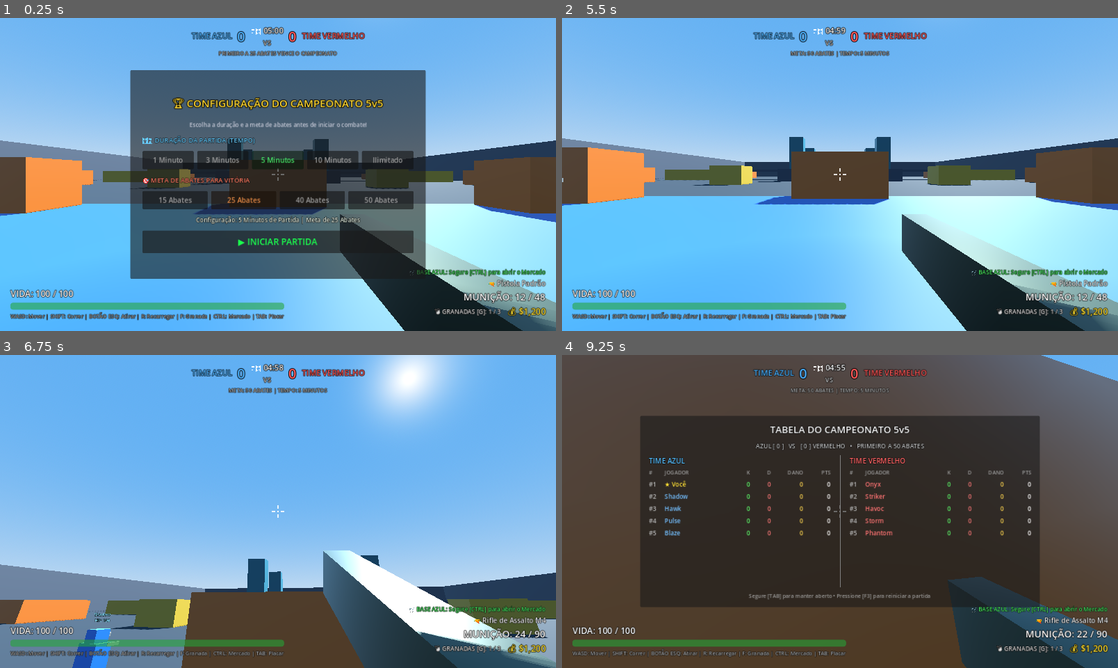
Above: before the commit, frames 1-4 (two rows, left to right).
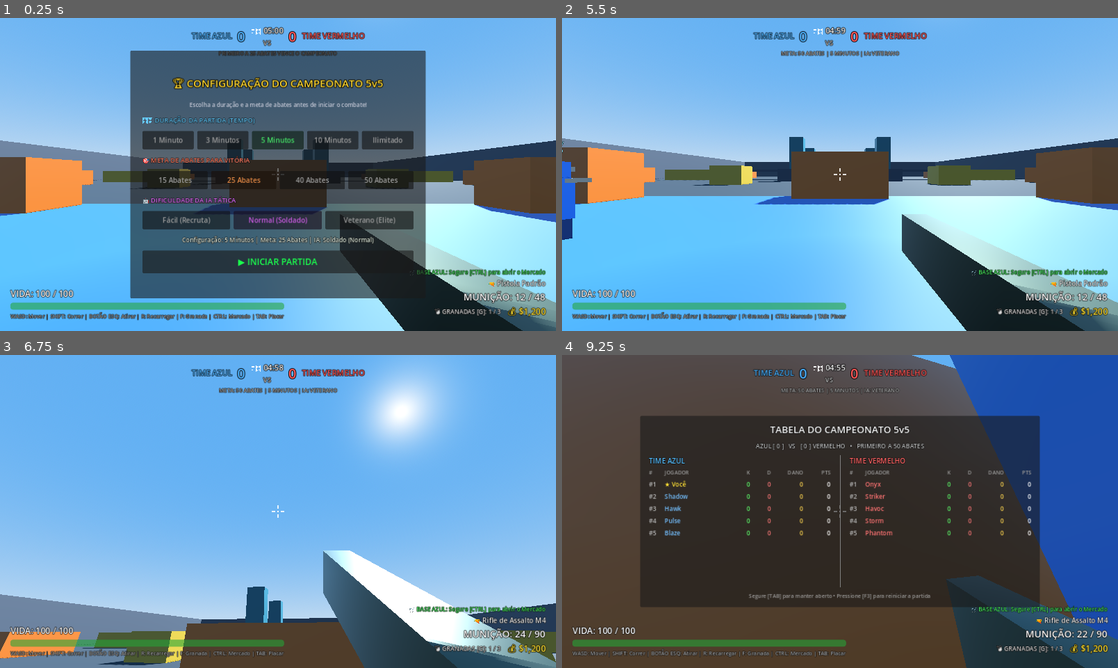
Above: after the commit, the same moments.

Repository: britolucaspatrick/Polygon-Strike
Game: Godot game, scene res://scenes/main.tscn
Same seed, same stepped clock (60 frames per second), same inputs: the game is played once before the commit and once after it.
Inputs (mouse positions are in pixels of both pictures, inside the frame that each line leads up to):
- Up to frame 1 (0.25 s): no input
- Up to frame 2 (5.5 s): click "15 Abates" at 0.5 s; click "25 Abates" at 1.25 s; click "40 Abates" at 2 s; click "50 Abates" at 2.75 s; click (751, 221) at 3.5 s, where only the run after the commit has a clickable "Fácil (Recruta)"; click (928, 221) at 4.25 s, where only the run after the commit has a clickable "Veterano (Elite)"; click "▶️ INICIAR PARTIDA" at 5 s
- Up to frame 3 (6.75 s): move the mouse to (305, 511) at 5.77 s; press the mouse at (305, 511) at 5.78 s; hold W (move_forward) from 5.78 s (still down); tap Space (jump) at 6.02 s; move the mouse to (250, 511) at 6.52 s; release the mouse at (250, 511) at 6.53 s; right-click (250, 511) at 6.6 s
- Up to frame 4 (9.25 s): keep holding W (move_forward); tap Space (jump) at 6.77, 8.27, 9.02 s; click (812, 511) at 6.8 s; move the mouse to (851, 505) at 7.27 s; hold Mouse wheel down (next_weapon) 7.28-8.03 s; click (851, 505) at 7.55 s; move the mouse to (834, 517) at 8.02 s; tap Mouse wheel up (prev_weapon) at 8.1 s; click (834, 517) at 8.3 s; move the mouse to (878, 514) at 8.77 s; hold Tab (scoreboard) from 8.78 s (still down); click (878, 514) at 9.05 s

The runs differ from the first frame. In frame 1, 23% of the frame differs, in the area x 23-77%, y 10-90%; in frame 2, 0.8%; in frame 3, 22%; in frame 4, 17%.

Commit message:
feat: IA Tatica Nivel 1 com seletor de dificuldade, flanqueamento, cura na base, coberturas e audicao de tiros

Diff:
--- a/scenes/hud.tscn
+++ b/scenes/hud.tscn
@@ -754,9 +754,9 @@
 anchor_right = 0.5
 anchor_bottom = 0.5
 offset_left = -340.0
-offset_top = -240.0
+offset_top = -285.0
 offset_right = 340.0
-offset_bottom = 240.0
+offset_bottom = 285.0
 grow_horizontal = 2
 grow_vertical = 2
 
@@ -877,6 +877,40 @@
 custom_minimum_size = Vector2(0, 42)
 text = "50 Abates"
 
+[node name="DiffTitle" type="Label" parent="HUDControl/MatchSetupPanel/MarginContainer/VBoxContainer"]
+layout_mode = 2
+theme_override_colors/font_color = Color(0.9, 0.45, 1, 1)
+theme_override_colors/font_outline_color = Color(0, 0, 0, 1)
+theme_override_constants/outline_size = 3
+theme_override_font_sizes/font_size = 15
+text = "🤖 DIFICULDADE DA IA TÁTICA"
+
+[node name="DiffHBox" type="HBoxContainer" parent="HUDControl/MatchSetupPanel/MarginContainer/VBoxContainer"]
+layout_mode = 2
+theme_override_constants/separation = 8
+alignment = 1
+
+[node name="BtnDiffEasy" type="Button" parent="HUDControl/MatchSetupPanel/MarginContainer/VBoxContainer/DiffHBox"]
+unique_name_in_owner = true
+layout_mode = 2
+size_flags_horizontal = 3
+custom_minimum_size = Vector2(0, 42)
+text = "Fácil (Recruta)"
+
+[node name="BtnDiffNormal" type="Button" parent="HUDControl/MatchSetupPanel/MarginContainer/VBoxContainer/DiffHBox"]
+unique_name_in_owner = true
+layout_mode = 2
+size_flags_horizontal = 3
+custom_minimum_size = Vector2(0, 42)
+text = "Normal (Soldado)"
+
+[node name="BtnDiffHard" type="Button" parent="HUDControl/MatchSetupPanel/MarginContainer/VBoxContainer/DiffHBox"]
+unique_name_in_owner = true
+layout_mode = 2
+size_flags_horizontal = 3
+custom_minimum_size = Vector2(0, 42)
+text = "Veterano (Elite)"
+
 [node name="SetupSummaryLabel" type="Label" parent="HUDControl/MatchSetupPanel/MarginContainer/VBoxContainer"]
 unique_name_in_owner = true
 layout_mode = 2
--- a/scripts/bot.gd
+++ b/scripts/bot.gd
@@ -5,7 +5,7 @@
 signal health_changed(new_hp: int, max_hp: int)
 signal damage_dealt_to_self(amount: int, attacker_name: String, attacker_team: String)
 
-enum State { PATROL, COMBAT, DEAD }
+enum State { PATROL, COMBAT, RETREAT, DEAD }
 
 ## Configurações do Bot
 @export var team: String = "red" # "blue" ou "red"
@@ -13,14 +13,11 @@
 @export var max_health: int = 100
 @export var walk_speed: float = 6.5
 @export var combat_speed: float = 7.5
-@export var damage: int = 10
-@export var fire_rate: float = 0.28
+@export var damage: int = 12
+@export var fire_rate: float = 0.26
 @export var sight_range: float = 85.0
 
 ## Multiplicadores de Dano por Parte do Corpo
-# 20% Topo: Cabeça (1.52m a 1.90m) -> 2.2x
-# 50% Meio: Peito/Tronco (0.57m a 1.52m) -> 1.0x
-# 30% Base: Pernas (0.00m a 0.57m) -> 0.7x
 const MULT_HEAD: float = 2.2
 const MULT_CHEST: float = 1.0
 const MULT_LEGS: float = 0.7
@@ -29,6 +26,17 @@
 var current_state: State = State.PATROL
 var target_enemy: Node3D = null
 var match_active: bool = false
+
+# Dificuldade da IA e parâmetros táticos (Nível 1)
+var bot_difficulty: String = "normal"
+var reaction_time: float = 0.20
+var reaction_timer: float = 0.0
+var spread_multiplier: float = 1.0
+var bot_money: int = 500
+var current_weapon: String = "rifle"
+var current_lane: String = "center"
+var available_lanes: Array[String] = ["center", "west", "east"]
+var cover_points: Array[Vector3] = []
 
 # Timers e controles de navegação
 var can_shoot: bool = true
@@ -64,6 +72,19 @@
 	collision_layer = 2
 	collision_mask = 3
 
+	# Inicializa pontos de cobertura tática da arena
+	cover_points = [
+		Vector3(-18, 1.5, 30), Vector3(18, 1.5, 30),
+		Vector3(-18, 1.5, -30), Vector3(18, 1.5, -30),
+		Vector3(-42, 1.5, 26), Vector3(-42, 1.5, -26),
+		Vector3(42, 1.5, 26), Vector3(42, 1.5, -26),
+		Vector3(0, 1.5, 50), Vector3(0, 1.5, -50),
+		Vector3(-16, 1.5, 52), Vector3(16, 1.5, 52),
+		Vector3(-16, 1.5, -52), Vector3(16, 1.5, -52)
+	]
+
+	current_lane = available_lanes[randi() % available_lanes.size()]
+
 	_setup_team_appearance()
 	_update_info_label()
 
@@ -75,6 +96,35 @@
 	respawn_timer.timeout.connect(_respawn)
 
 	_pick_new_patrol_destination()
+
+## Aplica os parâmetros de dificuldade da IA
+func set_difficulty(diff: String) -> void:
+	bot_difficulty = diff
+	match diff:
+		"easy":
+			reaction_time = 0.38
+			spread_multiplier = 1.6
+			damage = 8
+			fire_rate = 0.32
+			combat_speed = 6.2
+			walk_speed = 5.5
+		"hard":
+			reaction_time = 0.06
+			spread_multiplier = 0.42
+			damage = 16
+			fire_rate = 0.18
+			combat_speed = 8.5
+			walk_speed = 7.0
+		_: # normal
+			reaction_time = 0.20
+			spread_multiplier = 1.0
+			damage = 12
+			fire_rate = 0.26
+			combat_speed = 7.5
+			walk_speed = 6.5
+
+	if shoot_timer:
+		shoot_timer.wait_time = fire_rate
 
 func _physics_process(delta: float) -> void:
 	if not match_active or current_state == State.DEAD:
@@ -90,6 +140,8 @@
 			_process_patrol(delta)
 		State.COMBAT:
 			_process_combat(delta)
+		State.RETREAT:
+			_process_retreat(delta)
 
 	move_and_slide()
 
@@ -127,10 +179,11 @@
 	if info_label:
 		info_label.text = "%s\nHP: %d" % [bot_name, current_health]
 
-## Estado de Patrulha / Movimento no mapa
+## Estado de Patrulha / Movimento no mapa por rotas táticas (Lanes)
 func _process_patrol(delta: float) -> void:
 	_scan_for_enemies()
 	if target_enemy != null:
+		reaction_timer = reaction_time
 		current_state = State.COMBAT
 		return
 
@@ -151,18 +204,20 @@
 		velocity.x = move_toward(velocity.x, 0, walk_speed * delta * 2)
 		velocity.z = move_toward(velocity.z, 0, walk_speed * delta * 2)
 
-## Escolhe pontos para patrulhar avançando para o complexo central e flancos
+## Escolhe pontos para patrulhar avançando pela rota tática (Centro, Flanco Oeste ou Flanco Leste)
 func _pick_new_patrol_destination() -> void:
-	repath_timer = randf_range(3.0, 5.5)
-	# Avança rumo ao campo inimigo
-	var forward_z: float = randf_range(-25.0, -50.0) if team == "blue" else randf_range(25.0, 50.0)
-	target_nav_point = Vector3(
-		randf_range(-40.0, 40.0),
-		0.5,
-		forward_z
-	)
-
-## Estado de Combate
+	repath_timer = randf_range(3.2, 5.5)
+	var forward_z: float = randf_range(-15.0, -48.0) if team == "blue" else randf_range(15.0, 48.0)
+
+	match current_lane:
+		"west":
+			target_nav_point = Vector3(randf_range(-46.0, -38.0), 1.0, forward_z)
+		"east":
+			target_nav_point = Vector3(randf_range(38.0, 46.0), 1.0, forward_z)
+		_: # center
+			target_nav_point = Vector3(randf_range(-14.0, 14.0), 1.0, forward_z)
+
+## Estado de Combate Tático (Uso de Cobertura, Strafing e Disparos Inteligentes)
 func _process_combat(delta: float) -> void:
 	if not is_instance_valid(target_enemy) or not _is_target_alive(target_enemy):
 		target_enemy = null
@@ -170,6 +225,11 @@
 		_pick_new_patrol_destination()
 		return
 
+	# Tática de Sobrevivência: Se a vida estiver crítica (<= 35 HP), recua imediatamente para a base
+	if current_health <= 35:
+		current_state = State.RETREAT
+		return
+
 	var dist := global_position.distance_to(target_enemy.global_position)
 	if dist > sight_range:
 		target_enemy = null
@@ -186,26 +246,124 @@
 	strafe_timer -= delta
 	if strafe_timer <= 0:
 		strafe_direction = -1.0 if randf() > 0.5 else 1.0
-		strafe_timer = randf_range(0.8, 1.8)
+		strafe_timer = randf_range(0.6, 1.5)
 
 	var move_vector := Vector3.ZERO
 	move_vector += transform.basis.x * (strafe_direction * combat_speed * 0.75)
 
-	if dist > 26.0:
-		move_vector -= transform.basis.z * (combat_speed * 0.8) # aproxima
-	elif dist < 9.0:
-		move_vector += transform.basis.z * (combat_speed * 0.8) # recua
+	# Busca por cobertura próxima se a vida estiver abaixo de 60 HP
+	if current_health < 60:
+		var best_cover := _get_best_cover_point(target_enemy.global_position)
+		if best_cover != Vector3.ZERO and global_position.distance_to(best_cover) > 1.5:
+			var to_cover := (best_cover - global_position).normalized()
+			move_vector = move_vector.lerp(to_cover * combat_speed, 0.45)
+	else:
+		if dist > 26.0:
+			move_vector -= transform.basis.z * (combat_speed * 0.8) # aproxima
+		elif dist < 9.0:
+			move_vector += transform.basis.z * (combat_speed * 0.8) # recua
 
 	velocity.x = move_vector.x
 	velocity.z = move_vector.z
 
-	if _has_line_of_sight(target_enemy):
+	reaction_timer -= delta
+	if reaction_timer <= 0 and _has_line_of_sight(target_enemy):
 		_perform_shot(aim_target_pos)
-	else:
-		target_nav_point = target_enemy.global_position + Vector3(randf_range(-5, 5), 0, randf_range(-5, 5))
+	elif not _has_line_of_sight(target_enemy):
+		target_nav_point = target_enemy.global_position + Vector3(randf_range(-4, 4), 0, randf_range(-4, 4))
 		var fl_dir := (target_nav_point - global_position).normalized()
 		velocity.x = fl_dir.x * combat_speed
 		velocity.z = fl_dir.z * combat_speed
+
+## Encontra o melhor ponto de cobertura para quebrar linha de visão com o inimigo
+func _get_best_cover_point(enemy_pos: Vector3) -> Vector3:
+	var best_pt := Vector3.ZERO
+	var min_cost: float = 99999.0
+	for cp in cover_points:
+		var d_to_bot := global_position.distance_to(cp)
+		if d_to_bot < 25.0:
+			var d_to_enemy := enemy_pos.distance_to(cp)
+			# Dá preferência a coberturas próximas do bot e protegidas
+			var cost := d_to_bot - (d_to_enemy * 0.3)
+			if cost < min_cost:
+				min_cost = cost
+				best_pt = cp
+	return best_pt
+
+## Estado de Recuo Tático para a Base (Cura e Reabastecimento)
+func _process_retreat(delta: float) -> void:
+	var base_z: float = 55.0 if team == "blue" else -55.0
+	target_nav_point = Vector3(clamp(global_position.x, -20.0, 20.0), 0.5, base_z)
+
+	var dir := (target_nav_point - global_position)
+	dir.y = 0
+	if dir.length() > 0.5:
+		var move_dir := dir.normalized()
+		velocity.x = move_dir.x * (combat_speed * 1.15)
+		velocity.z = move_dir.z * (combat_speed * 1.15)
+		var target_rot := atan2(-move_dir.x, -move_dir.z)
+		rotation.y = lerp_angle(rotation.y, target_rot, 8.0 * delta)
+	else:
+		velocity.x = 0
+		velocity.z = 0
+
+	# Checa se entrou na zona segura da base
+	var in_base: bool = (team == "blue" and global_position.z > 44.0) or (team == "red" and global_position.z < -44.0)
+	if in_base:
+		if current_health < max_health:
+			current_health = max_health
+			_update_info_label()
+			AudioManager.play_spatial("heal", global_position, -4.0, 1.0, 50.0)
+		_try_buy_weapons()
+		current_state = State.PATROL
+		current_lane = available_lanes[randi() % available_lanes.size()]
+		_pick_new_patrol_destination()
+
+## Audição Tática: Reage a passos próximos e estampidos de disparos
+func hear_sound(sound_pos: Vector3, sound_intensity: float = 1.0) -> void:
+	if not match_active or current_state == State.DEAD:
+		return
+	if current_state == State.PATROL:
+		var dist := global_position.distance_to(sound_pos)
+		if dist < (45.0 * sound_intensity):
+			var sound_dir := (sound_pos - global_position).normalized()
+			sound_dir.y = 0
+			if sound_dir.length() > 0.1:
+				rotation.y = atan2(-sound_dir.x, -sound_dir.z)
+			target_nav_point = sound_pos + Vector3(randf_range(-2, 2), 0, randf_range(-2, 2))
+			repath_timer = 2.5
+			_scan_for_enemies()
+
+## Sistema de Compra de Armas Dinâmico da IA
+func _try_buy_weapons() -> void:
+	if bot_money >= 3000 and current_weapon != "lmg":
+		current_weapon = "lmg"
+		damage = 18 if bot_difficulty == "hard" else (14 if bot_difficulty == "normal" else 10)
+		fire_rate = 0.14
+		_update_weapon_mesh(Vector3(0.11, 0.16, 0.72), Color(0.15, 0.15, 0.18))
+	elif bot_money >= 2000 and current_weapon != "rifle" and current_weapon != "lmg":
+		current_weapon = "rifle"
+		damage = 15 if bot_difficulty == "hard" else (12 if bot_difficulty == "normal" else 8)
+		fire_rate = 0.20
+		_update_weapon_mesh(Vector3(0.09, 0.14, 0.65), Color(0.25, 0.28, 0.22))
+	elif bot_money >= 1200 and current_weapon == "pistol":
+		current_weapon = "smg"
+		damage = 11 if bot_difficulty == "hard" else (8 if bot_difficulty == "normal" else 6)
+		fire_rate = 0.11
+		_update_weapon_mesh(Vector3(0.09, 0.12, 0.52), Color(0.18, 0.25, 0.3))
+
+	if shoot_timer:
+		shoot_timer.wait_time = fire_rate
+
+func _update_weapon_mesh(mesh_sz: Vector3, mesh_col: Color) -> void:
+	var gun_mesh_node = weapon_holder.get_node_or_null("GunMesh") as MeshInstance3D
+	if gun_mesh_node:
+		var bm := BoxMesh.new()
+		bm.size = mesh_sz
+		gun_mesh_node.mesh = bm
+		var mat := StandardMaterial3D.new()
+		mat.albedo_color = mesh_col
+		gun_mesh_node.material_override = mat
 
 ## Verifica se há visão desobstruída (sem paredes bloqueando)
 func _has_line_of_sight(target: Node3D) -> bool:
@@ -222,7 +380,7 @@
 	var result := space_state.intersect_ray(query)
 	return result.is_empty()
 
-## Executa disparo com cálculo de dispersão
+## Executa disparo com cálculo de dispersão calibrado pela dificuldade
 func _perform_shot(target_pos: Vector3) -> void:
 	if not can_shoot:
 		return
@@ -230,16 +388,21 @@
 	can_shoot = false
 	shoot_timer.start(fire_rate)
 
-	# Som espacial 3D de disparo do bot pelo mapa
-	AudioManager.play_spatial("shoot_rifle", muzzle.global_position, -2.0, randf_range(0.92, 1.08), 85.0)
+	# Som espacial 3D de disparo do bot pelo mapa baseado na arma
+	var snd = "shoot_smg" if current_weapon == "smg" else ("shoot_magnum" if current_weapon == "magnum" else "shoot_rifle")
+	AudioManager.play_spatial(snd, muzzle.global_position, -2.0, randf_range(0.92, 1.08), 85.0)
+
+	# Alerta combatentes próximos sobre o disparo
+	_alert_nearby_bots(muzzle.global_position, 1.0)
 
 	var from_pos: Vector3 = muzzle.global_position
 	var dist := global_position.distance_to(target_pos)
 
+	var base_spread: float = 0.045 * spread_multiplier
 	var spread := Vector3(
-		randf_range(-0.05, 0.05),
-		randf_range(-0.05, 0.05),
-		randf_range(-0.05, 0.05)
+		randf_range(-base_spread, base_spread),
+		randf_range(-base_spread, base_spread),
+		randf_range(-base_spread, base_spread)
 	) * dist
 
 	var final_aim_pos := target_pos + spread
@@ -258,9 +421,15 @@
 		var hit_collider = result.collider
 		if hit_collider and hit_collider.has_method("take_damage"):
 			hit_collider.take_damage(damage, bot_name, team, hit_pos)
+			bot_money += 15 # Ganha dinheiro ao acertar disparos
 
 	_spawn_tracer_line(from_pos, hit_pos)
 	_apply_weapon_recoil()
+
+func _alert_nearby_bots(origin: Vector3, intensity: float) -> void:
+	for c in get_tree().get_nodes_in_group("combatants"):
+		if c != self and is_instance_valid(c) and c.has_method("hear_sound"):
+			c.hear_sound(origin, intensity)
 
 func _apply_weapon_recoil() -> void:
 	var recoil_tween := create_tween()
@@ -322,7 +491,7 @@
 		return
 
 	# Calcula a altura relativa do impacto em relação à base do bot (0.0m a 1.9m)
-	var relative_y: float = 1.0 # Padrão caso não seja passado ponto
+	var relative_y: float = 1.0
 	if hit_point != Vector3.ZERO:
 		relative_y = hit_point.y - global_position.y
 
@@ -334,12 +503,12 @@
 	if relative_y >= 1.52:
 		multiplier = MULT_HEAD
 		hit_part_name = "HEADSHOT!"
-		number_color = Color(1.0, 0.2, 0.2) # Vermelho vivo no headshot
+		number_color = Color(1.0, 0.2, 0.2)
 		is_headshot = true
 	elif relative_y < 0.57:
 		multiplier = MULT_LEGS
 		hit_part_name = "PERNAS"
-		number_color = Color(0.8, 0.8, 0.8) # Cinza claro nas pernas
+		number_color = Color(0.8, 0.8, 0.8)
 
 	var final_damage: int = int(round(base_amount * multiplier))
 	current_health = max(0, current_health - final_damage)
@@ -376,7 +545,6 @@
 
 	get_tree().root.add_child(label)
 
-	# Sobe e desaparece suavemente
 	var tween := label.create_tween()
 	tween.tween_property(label, "global_position:y", label.global_position.y + 0.8, 0.5).set_trans(Tween.TRANS_QUAD).set_ease(Tween.EASE_OUT)
 	tween.parallel().tween_property(label, "modulate:a", 0.0, 0.5).set_delay(0.2)
@@ -424,5 +592,9 @@
 	info_label.modulate.a = 1.0
 	_update_info_label()
 
+	# Verifica se compra armas melhores com o saldo acumulado
+	_try_buy_weapons()
+
 	collision_shape.set_deferred("disabled", false)
+	current_lane = available_lanes[randi() % available_lanes.size()]
 	_pick_new_patrol_destination()
--- a/scripts/hud.gd
+++ b/scripts/hud.gd
@@ -1,6 +1,6 @@
 extends CanvasLayer
 
-signal start_match_requested(time_limit_sec: float, target_kills: int)
+signal start_match_requested(time_limit_sec: float, target_kills: int, difficulty: String)
 
 ## Referências aos nós de interface
 @onready var blue_score_label: Label = $HUDControl/TopScoreBar/VBoxContainer/HBoxContainer/BlueScore
@@ -46,6 +46,7 @@
 
 var selected_time_seconds: float = 300.0
 var selected_target_kills: int = 25
+var selected_difficulty: String = "normal"
 var is_in_match_setup: bool = true
 var is_game_over: bool = false
 
@@ -629,6 +630,17 @@
 			btn.focus_mode = Control.FOCUS_NONE
 			btn.pressed.connect(_on_kills_button_pressed.bind(kills_buttons[btn_name], btn_name))
 
+	var diff_buttons = {
+		"BtnDiffEasy": "easy",
+		"BtnDiffNormal": "normal",
+		"BtnDiffHard": "hard"
+	}
+	for btn_name in diff_buttons:
+		var btn = find_child(btn_name, true, false) as Button
+		if btn:
+			btn.focus_mode = Control.FOCUS_NONE
+			btn.pressed.connect(_on_diff_button_pressed.bind(diff_buttons[btn_name], btn_name))
+
 	var btn_start = find_child("BtnStartMatch", true, false) as Button
 	if btn_start and not btn_start.pressed.is_connected(_on_start_match_clicked):
 		btn_start.focus_mode = Control.FOCUS_NONE
@@ -636,6 +648,7 @@
 
 	_highlight_selected_time("BtnTime5")
 	_highlight_selected_kills("BtnKills25")
+	_highlight_selected_diff("BtnDiffNormal")
 	_update_setup_summary()
 
 func _on_time_button_pressed(seconds: float, btn_name: String) -> void:
@@ -647,6 +660,12 @@
 func _on_kills_button_pressed(kills: int, btn_name: String) -> void:
 	selected_target_kills = kills
 	_highlight_selected_kills(btn_name)
+	_update_setup_summary()
+	AudioManager.play("empty_click", 0.0, 1.2)
+
+func _on_diff_button_pressed(diff: String, btn_name: String) -> void:
+	selected_difficulty = diff
+	_highlight_selected_diff(btn_name)
 	_update_setup_summary()
 	AudioManager.play("empty_click", 0.0, 1.2)
 
@@ -670,16 +689,31 @@
 			else:
 				btn.modulate = Color(0.7, 0.7, 0.7)
 
+func _highlight_selected_diff(active_name: String) -> void:
+	var names = ["BtnDiffEasy", "BtnDiffNormal", "BtnDiffHard"]
+	for n in names:
+		var btn = find_child(n, true, false) as Button
+		if btn:
+			if n == active_name:
+				btn.modulate = Color(0.9, 0.4, 1.0)
+			else:
+				btn.modulate = Color(0.7, 0.7, 0.7)
+
 func _update_setup_summary() -> void:
 	if not setup_summary_label:
 		setup_summary_label = find_child("SetupSummaryLabel", true, false) as Label
 	if setup_summary_label:
 		var time_str: String = "Ilimitado" if selected_time_seconds <= 0 else ("%d Minutos" % int(selected_time_seconds / 60))
-		setup_summary_label.text = "Configuração: %s de Partida | Meta de %d Abates" % [time_str, selected_target_kills]
+		var diff_names = {
+			"easy": "Recruta (Fácil)",
+			"normal": "Soldado (Normal)",
+			"hard": "Elite (Veterano)"
+		}
+		setup_summary_label.text = "Configuração: %s | Meta: %d Abates | IA: %s" % [time_str, selected_target_kills, diff_names.get(selected_difficulty, "Soldado")]
 
 func _on_start_match_clicked() -> void:
 	is_in_match_setup = false
 	if match_setup_panel:
 		match_setup_panel.visible = false
 	Input.mouse_mode = Input.MOUSE_MODE_CAPTURED
-	start_match_requested.emit(selected_time_seconds, selected_target_kills)
+	start_match_requested.emit(selected_time_seconds, selected_target_kills, selected_difficulty)
--- a/scripts/main.gd
+++ b/scripts/main.gd
@@ -58,15 +58,18 @@
 			_on_match_time_expired()
 
 ## Inicia a partida com os parâmetros escolhidos no painel de configuração
-func _on_start_match_requested(time_limit_sec: float, target_kills: int) -> void:
+func _on_start_match_requested(time_limit_sec: float, target_kills: int, difficulty: String = "normal") -> void:
 	target_score = target_kills
 	match_duration = time_limit_sec
 	match_time_remaining = time_limit_sec
 	match_started = true
 
 	var time_desc = "ILIMITADO" if match_duration <= 0 else ("%d MINUTOS" % int(match_duration / 60))
-	if hud:
-		hud.set_goal_text("META: %d ABATES | TEMPO: %s" % [target_score, time_desc])
+	var diff_labels = {"easy": "RECRUTA", "normal": "SOLDADO", "hard": "VETERANO"}
+	var diff_str: String = diff_labels.get(difficulty, "SOLDADO")
+
+	if hud:
+		hud.set_goal_text("META: %d ABATES | %s | IA: %s" % [target_score, time_desc, diff_str])
 		hud.update_match_timer(match_time_remaining if match_duration > 0 else -1)
 
 	if player:
@@ -76,11 +79,13 @@
 		for bot in bots_container.get_children():
 			if "match_active" in bot:
 				bot.match_active = true
+				if bot.has_method("set_difficulty"):
+					bot.set_difficulty(difficulty)
 				if bot.has_method("_pick_new_patrol_destination"):
 					bot._pick_new_patrol_destination()
 
 	AudioManager.play("buy", 1.5, 1.1)
-	print("[CAMPEONATO] Campeonato 5v5 iniciado! Duração: %s | Meta: %d abates." % [time_desc, target_score])
+	print("[CAMPEONATO] Campeonato 5v5 iniciado! Duração: %s | Meta: %d abates | Dificuldade IA: %s" % [time_desc, target_score, diff_str])
 
 ## Fim de partida por tempo esgotado
 func _on_match_time_expired() -> void:
--- a/scripts/player.gd
+++ b/scripts/player.gd
@@ -324,6 +324,8 @@
 		if step_cycle > 2.8:
 			step_cycle = 0.0
 			AudioManager.play("footstep", -12.0, randf_range(0.92, 1.08))
+			if horizontal_vel > 7.0:
+				_alert_nearby_bots(global_position, 0.45)
 	else:
 		head_bob_time = 0.0
 		step_cycle = 0.0
@@ -382,6 +384,7 @@
 		_:
 			AudioManager.play("shoot_pistol", 0.0, randf_range(0.96, 1.04))
 
+	_alert_nearby_bots(muzzle.global_position, 1.0)
 	_apply_recoil()
 	raycast.force_raycast_update()
 
@@ -655,6 +658,11 @@
 	tween.tween_property(spark, "scale", Vector3.ZERO, 0.12).set_trans(Tween.TRANS_EXPO).set_ease(Tween.EASE_IN)
 	tween.tween_callback(spark.queue_free)
 
+func _alert_nearby_bots(origin: Vector3, intensity: float) -> void:
+	for c in get_tree().get_nodes_in_group("combatants"):
+		if c != self and is_instance_valid(c) and c.has_method("hear_sound"):
+			c.hear_sound(origin, intensity)
+
 func take_damage(base_amount: int, attacker_name: String = "Inimigo", attacker_team: String = "red", hit_point: Vector3 = Vector3.ZERO) -> void:
 	if is_dead or attacker_team == team:
 		return
